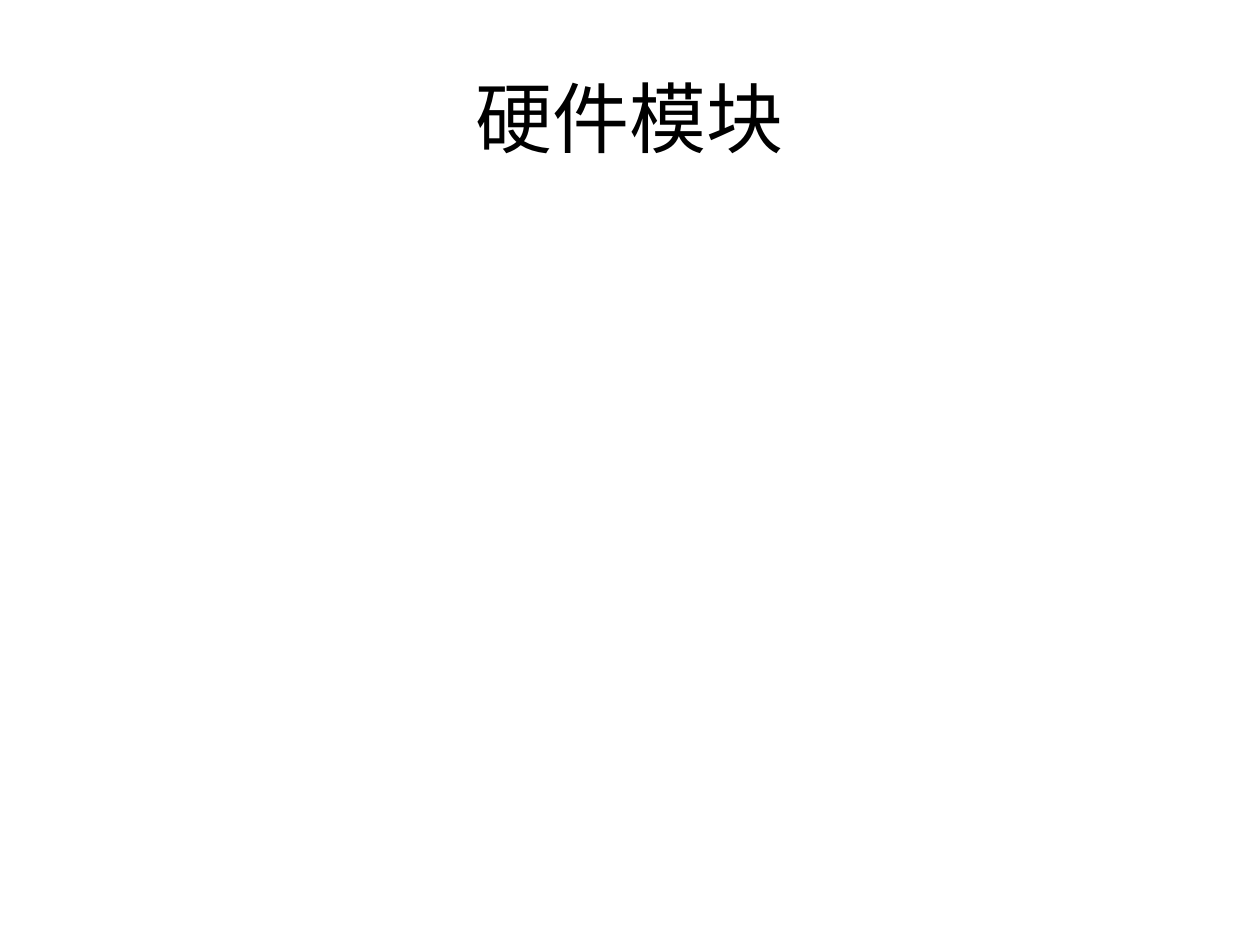
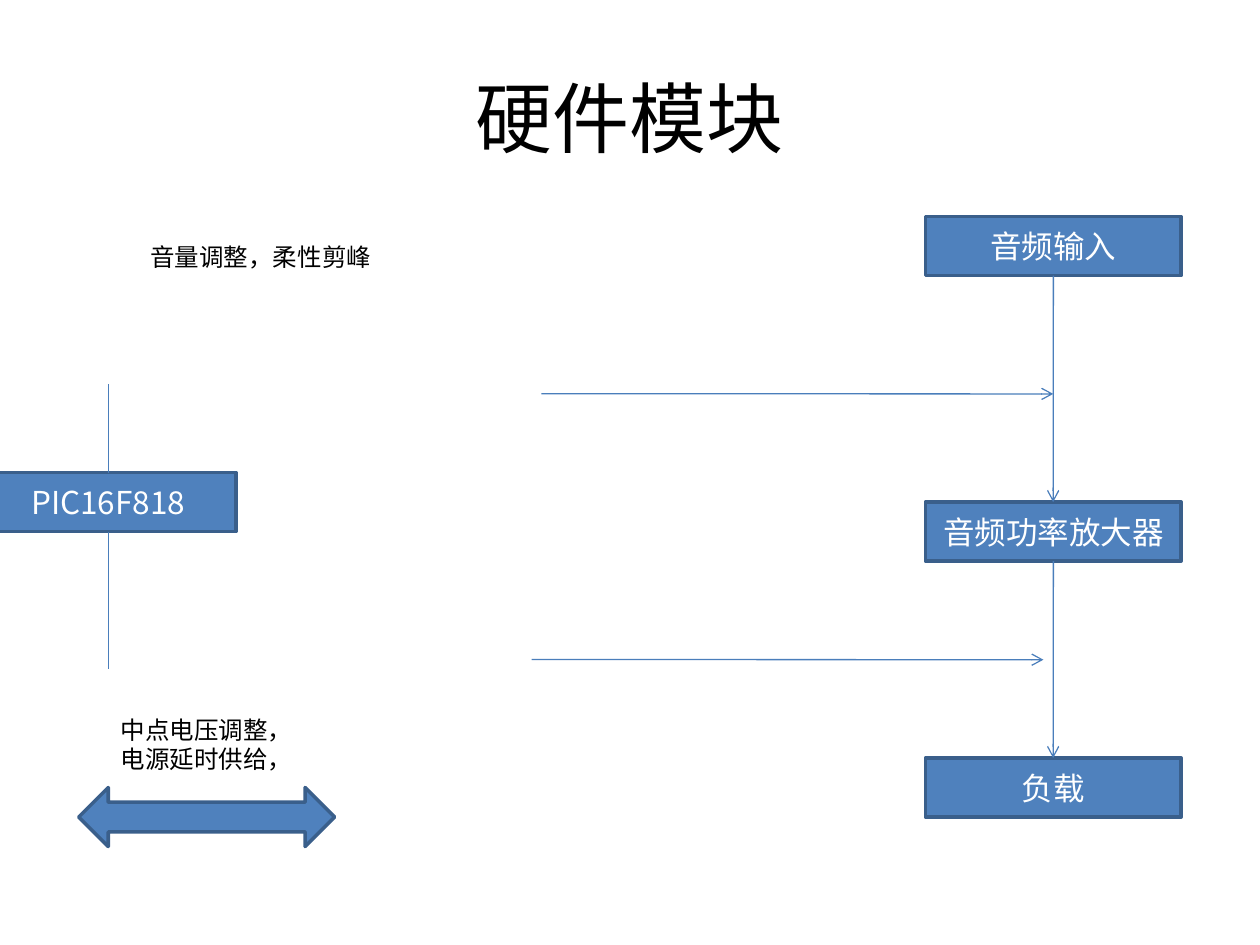
Before and after one commit to cdhigh/zhangrunhua-thesis, a slide deck: slide 7 of 答辩PPT/张润华.pptx. Drawn at 1260x945 pixels with LibreOffice and Linux fonts; fonts in the diff are those of the drawing. Boxes give left, top, right and bottom in pixels: in the first picture for what was removed or moved away, otherwise in the second. Text is boxed around its words. In the diff, an @@ line names an element or a change of style, - is before the commit and + after.

```diff
--- a/答辩PPT/张润华.pptx
+++ b/答辩PPT/张润华.pptx
@@ rectangle added at bbox=[925, 217, 1181, 276], fill #4F81BD, outline #3A5F8C 2 pt, 18 pt, text #FFFFFF @@
+音频输入
@@ text added at bbox=[150, 245, 371, 269], 14 pt, text #000000 @@
+音量调整，柔性剪峰
@@ arrow added from (1053, 276) to (1053, 503), #4B7EBC 0.75 pt @@
@@ line added from (108, 472) to (108, 384), #4B7EBC 0.75 pt @@
@@ arrow added from (542, 393) to (1053, 394), #4B7EBC 0.75 pt @@
@@ rectangle added at bbox=[0, 472, 236, 532], fill #4F81BD, outline #3A5F8C 2 pt, 18 pt, text #FFFFFF @@
+PIC16F818
@@ rectangle added at bbox=[925, 501, 1181, 561], fill #4F81BD, outline #3A5F8C 2 pt, 18 pt, text #FFFFFF @@
+音频功率放大器
@@ line added from (108, 532) to (108, 669), #4B7EBC 0.75 pt @@
@@ arrow added from (1053, 561) to (1053, 759), #4B7EBC 0.75 pt @@
@@ arrow added from (532, 659) to (1043, 660), #4B7EBC 0.75 pt @@
@@ text added at bbox=[121, 718, 293, 771], 14 pt, text #000000 @@
+中点电压调整，电源延时供给，
@@ rectangle added at bbox=[925, 759, 1181, 818], fill #4F81BD, outline #3A5F8C 2 pt, 18 pt, text #FFFFFF @@
+负载
@@ left right arrow added at bbox=[78, 788, 334, 847], fill #4F81BD, outline #3A5F8C 2 pt @@
```
Also in this commit, not shown: 4 other slides changed.
